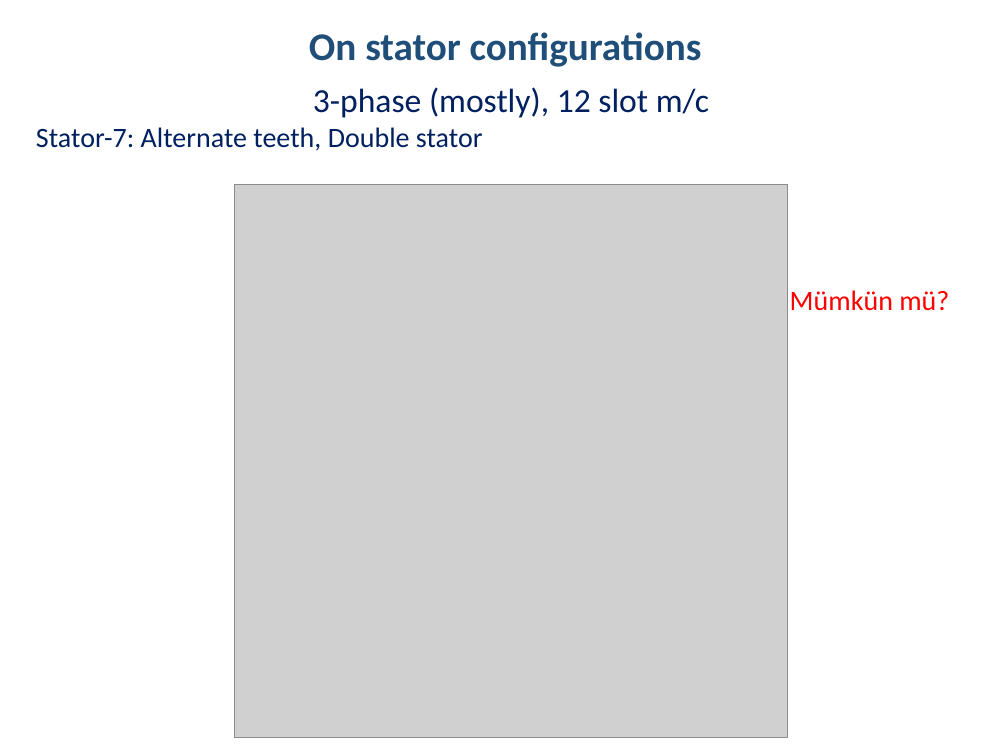
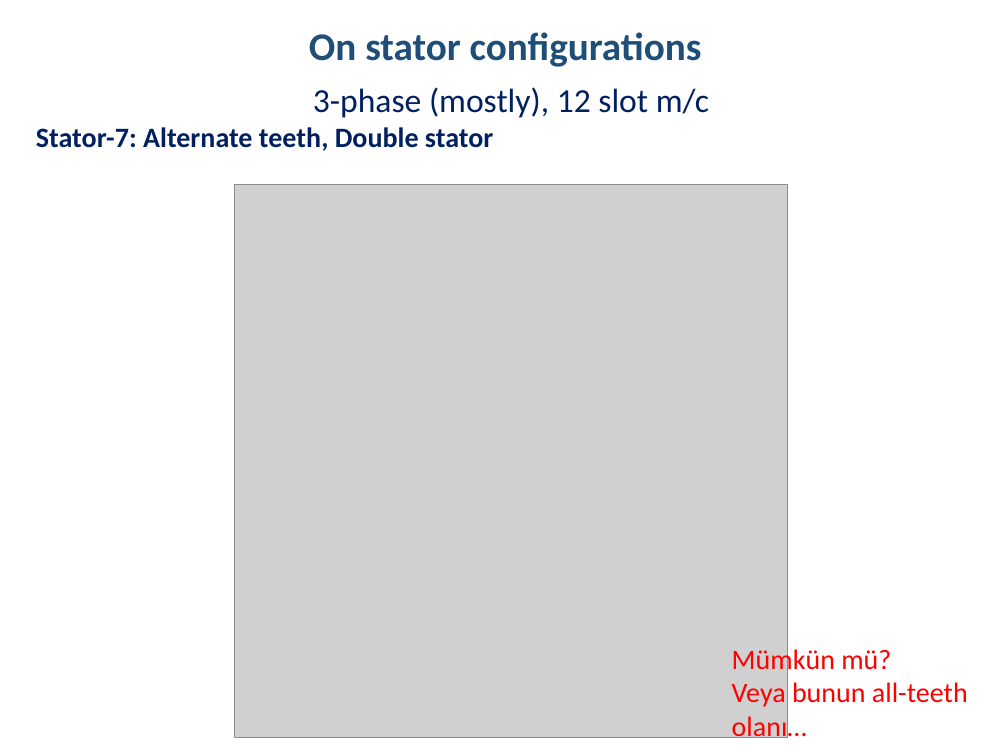
Before and after one commit to hakanpolat/IMMD, a slide deck: slide 37 of Literature/immd_ver2_research.pptx (slide 34 before the commit). Drawn at 1008x756 pixels with LibreOffice and Linux fonts; fonts in the diff are those of the drawing; grey boxes stand for pictures. Boxes give left, top, right and bottom in pixels: in the first picture for what was removed or moved away, otherwise in the second. Text is boxed around its words. In the diff, an @@ line names an element or a change of style, - is before the commit and + after.

```diff
--- a/Literature/immd_ver2_research.pptx
+++ b/Literature/immd_ver2_research.pptx
@@ text at <box>36,127,493,151</box>: bold on in "Stator-7: Alternate teeth, Double stator" @@
@@ text "Mümkün mü?": place and size @@
-text "Mümkün mü?" at <box>790,290,949,311</box>
+text "Mümkün mü?" at <box>732,645,968,743</box>
@@ text at <box>732,645,891,675</box>: alignment centre to left @@
@@ text at <box>732,682,968,743</box>: paragraph added @@
+Veya bunun all-teeth olanı…
```
Also in this commit, not shown: 10 other slides changed, 12 slides added, 1 slide removed, 1 other file.
